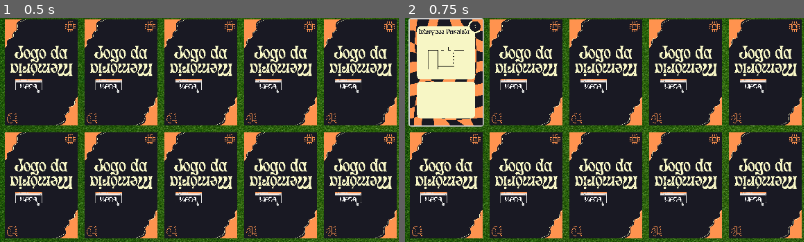
Above: before the commit, frames 1-2 (left to right).
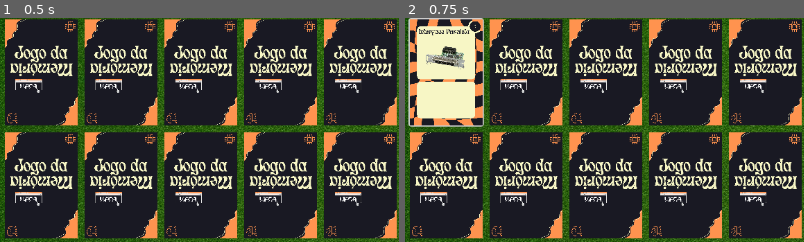
Above: after the commit, the same moments.

Repository: slottwo/so-game
Game: Godot game, scene res://src/main.tscn
Same seed, same stepped clock (60 frames per second), same inputs: the game is played once before the commit and once after it.
Inputs (mouse positions are % of the whole screen's width and height, from its top left):
- Up to frame 1 (0.5 s): no input
- Up to frame 2 (0.75 s): click (5, 12) at 0.52 s
The pictures show only the part of the screen within x 0-50%, y 0-50%; the shares and areas given below are measured in that part.

Frame 1 is identical in both runs. In frame 2, 0.6% of the frame differs, in the area x 5-16%, y 12-23%.

Commit message:
detect and delete card pairs

Diff:
--- a/src/board/board.gd
+++ b/src/board/board.gd
@@ -1,18 +1,24 @@
 extends Node2D
 
 var folder_path = "res://assets/cards/front/"
-
+var timer
 # Called when the node enters the scene tree for the first time.
 func _ready() -> void:
 	var vetorImgs = carregaImgs()
 	vetorImgs = geraVetorAleatorioImgs(vetorImgs)
 	carregaTexturaNasCartas(vetorImgs)
 
+	timer = Timer.new()  # Cria um novo Timer
+	add_child(timer)  # Adiciona o Timer como filho
+	timer.wait_time = 1  # Define o tempo de espera
+	timer.one_shot = true  # O Timer será disparado apenas uma vez
 
 
 func _process(delta: float) -> void:
 	#position = (get_viewport_rect().size - $Control.size)/2
 	$Control.scale = (get_viewport_rect().size / $Control.size) * 0.99
+
+
 
 func carregaImgs() -> Array:
 	var saida = []
@@ -26,7 +32,15 @@
 				continue
 			var image_path = folder_path + file_name
 			var image = load(image_path)
-			saida.append(image)
+
+			var index
+			if "_" in file_name:
+				index = file_name.find("_")
+			else:
+				index = file_name.find(".")
+			file_name = file_name.substr(0, index)
+
+			saida.append([image,file_name])
 			file_name = dir.get_next()
 
 		return saida
@@ -48,5 +62,41 @@
 			var card = row.get_node("Card" + str(j))
 			if vetorImg.is_empty():
 				return
-			card.sprite.set_texture(vetorImg.pop_front())
+			var elemento = vetorImg.pop_front()
+			card.sprite.set_texture(elemento[0])
+			card.id = elemento[1]
 			card.ajustar_sprite_para_carta()
+
+func verificaCartasViradas():
+	var cartasViradas = []
+	for row in $Control.get_children():
+		for card in row.get_children():
+			if card.nodeFront.visible:
+				cartasViradas.append(card)
+	return cartasViradas
+
+func verificaParCartas(cartasViradas:Array):
+	if cartasViradas.size() == 2:
+		if cartasViradas[0].id == cartasViradas[1].id:
+			timer.start()
+			await timer.timeout
+			cartasViradas[0].queue_free()
+			cartasViradas[1].queue_free()
+			return []
+	return cartasViradas
+
+
+func desviraCartas(cartasViradas:Array):
+	if cartasViradas.size() == 2:
+		timer.start()
+		await timer.timeout
+		cartasViradas[0].nodeFront.visible = false
+		cartasViradas[1].nodeFront.visible = false
+
+
+func _on_control_gui_input(event: InputEvent) -> void:
+	get_tree().paused = true
+	var cartasViradas = verificaCartasViradas()
+	cartasViradas = await verificaParCartas(cartasViradas)
+	await desviraCartas(cartasViradas)
+	get_tree().paused = false
--- a/src/board/board.tscn
+++ b/src/board/board.tscn
@@ -5,6 +5,7 @@
 [ext_resource type="Texture2D" uid="uid://dwfh33km3et6y" path="res://assets/cards/Front_Sample.png" id="2_0na2h"]
 
 [node name="Board" type="Node2D"]
+process_mode = 3
 script = ExtResource("1_0a6y0")
 
 [node name="Control" type="Control" parent="."]
@@ -149,3 +150,5 @@
 
 [node name="Card10" parent="Control/Row4" instance=ExtResource("1_d4gy0")]
 position = Vector2(990, 0)
+
+[connection signal="gui_input" from="Control" to="." method="_on_control_gui_input"]
--- a/src/card/card.gd
+++ b/src/card/card.gd
@@ -3,11 +3,15 @@
 @export var Front: Texture2D
 
 var sprite:Sprite2D
+var nodeFront:Node2D
+
+var id
 @onready var CardCLick: Button = $Button
 
 # Called when the node enters the scene tree for the first time.
 func _ready() -> void:
-	$Button/Control/Front.visible = false
+	nodeFront = $Button/Control/Front
+	nodeFront.visible = false
 	sprite = $Button/Control/Front/Sprite2D
 	sprite.set_texture(Front)
 
--- a/src/main.gd
+++ b/src/main.gd
@@ -1,12 +1,8 @@
 extends Node2D
-
-
-
 
 func _input(event):
 	if event.is_action_pressed("update"):
 		update()
 
-
 func update():
 	get_tree().change_scene_to_file("res://src/main.tscn")
Binary file removed: assets/cards/front/4.png
Not shown, changed: assets/cards/front/5-key.png.import
Binary file changed: assets/cards/front/5.png
Not shown, changed: assets/cards/front/5.png.import
Binary file added: assets/cards/front/5_.png
Not shown, changed: assets/cards/front/5_.png.import
Not shown, changed: assets/cards/front/6-key.png.import
Renamed: assets/cards/front/7.png -> assets/cards/front/6_.png
Not shown, added: assets/cards/front/6_.png.import
